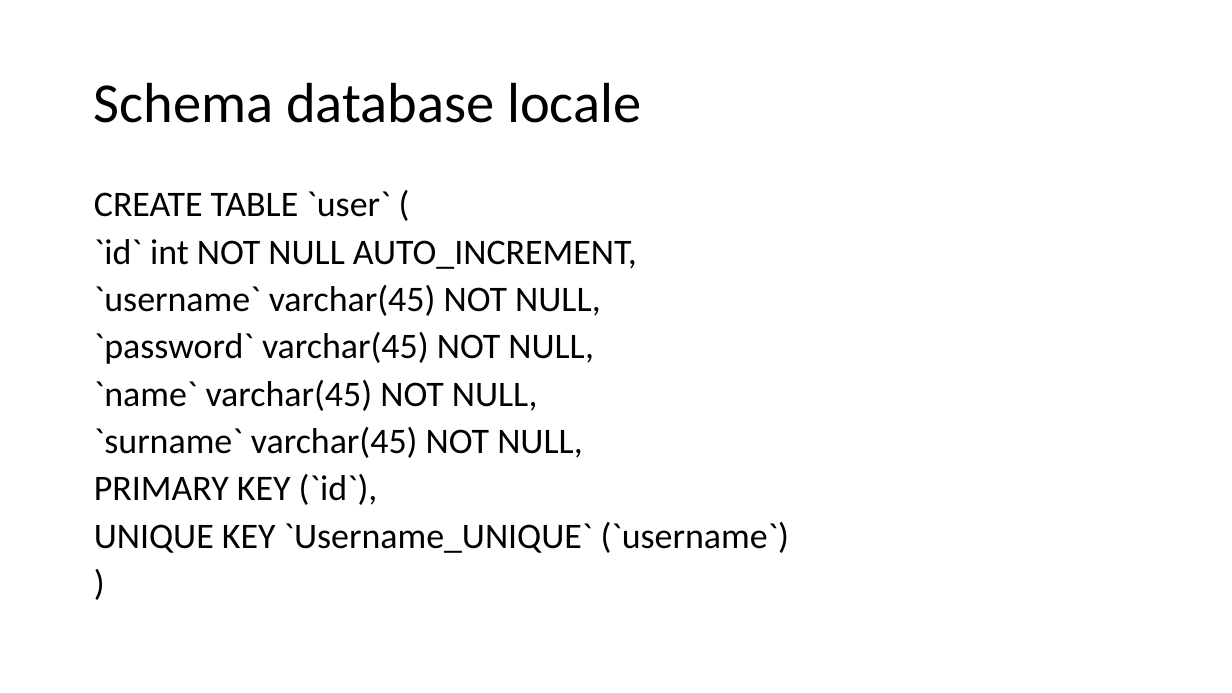
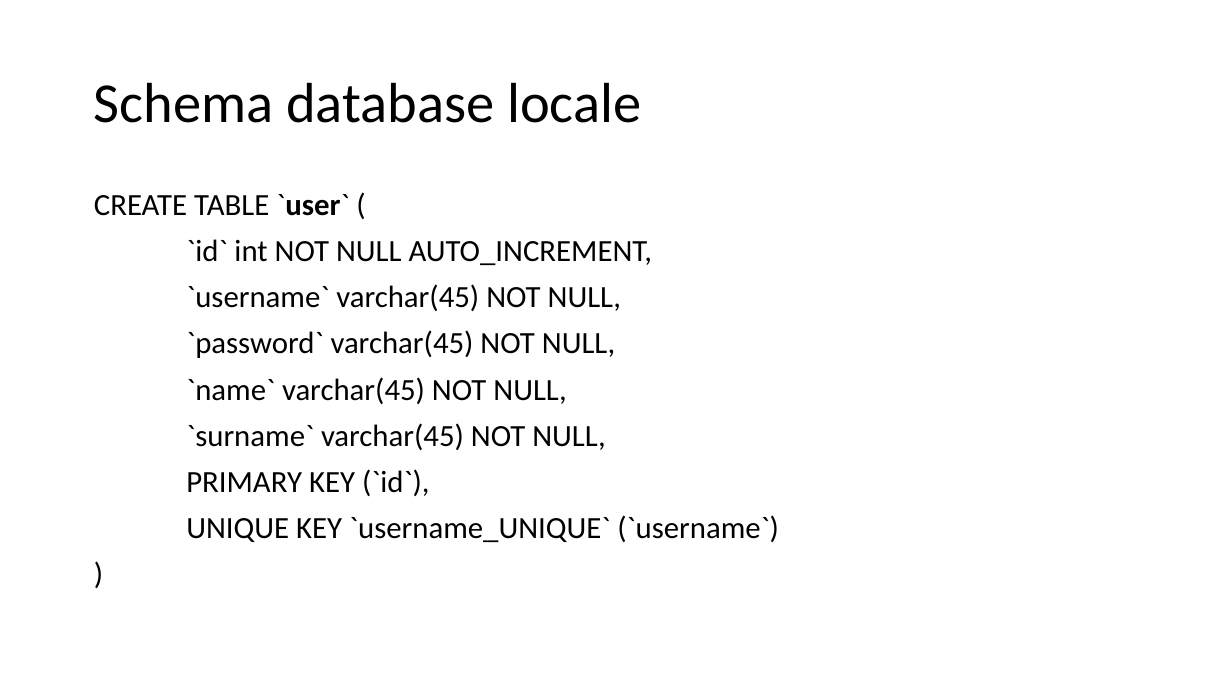
Before and after one commit to Trixyz28/TIW-ImgCatalog-RIA, a slide deck: slide 5 of Documents/ImgCatalogRIA.pptx (slide 7 before the commit). Drawn at 1232x693 pixels with LibreOffice and Linux fonts; fonts in the diff are those of the drawing. Boxes give left, top, right and bottom in pixels: in the first picture for what was removed or moved away, otherwise in the second. Text is boxed around its words. In the diff, an @@ line names an element or a change of style, - is before the commit and + after.

```diff
--- a/Documents/ImgCatalogRIA.pptx
+++ b/Documents/ImgCatalogRIA.pptx
@@ text at (x1=94, y1=194, x2=652, y2=496): size 28 to 24 pt in "CREATE TABLE `user` (", "`id` int NOT NULL AUTO_INCREMENT,", "`username` varchar(45) NOT NULL,", "`password` varchar(45) NOT NULL," and 4 more places; bold on in "`user`"; line spacing 0.8 to 0.9 @@
@@ text at (x1=186, y1=515, x2=779, y2=542): text changed; size 28 to 24 pt @@
-UNIQUE KEY `Username_UNIQUE` (`username`)
+UNIQUE KEY `username_UNIQUE` (`username`)
```
Also in this commit, not shown: 8 other slides changed, 2 slides removed, 2 other files.
